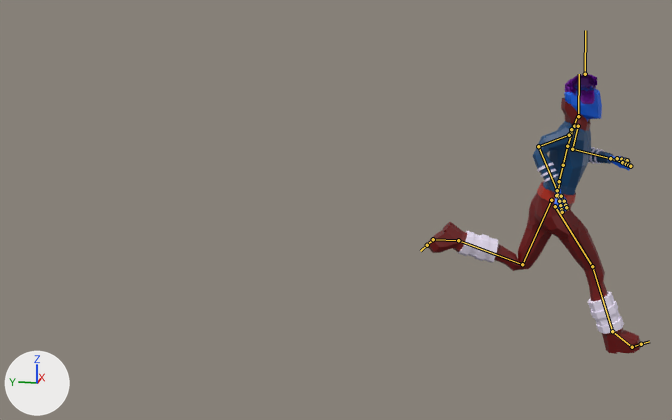
What one commit did to the FBX model Assets/Characters/First Character/First Character Animations/First Character@Running.fbx.
The view is the same before and after, from a 50 mm lens placed at (-37.0, -16.4, 14.9), pointed at (-0.1, -9.0, 5.6). Every picture has the same lights, and +X, +Y and +Z are marked at lower left. Both versions are drawn at frame 15 of the action 'mixamo.com'; the numbers are the values there. The bones that bend it are drawn over the model as lines.
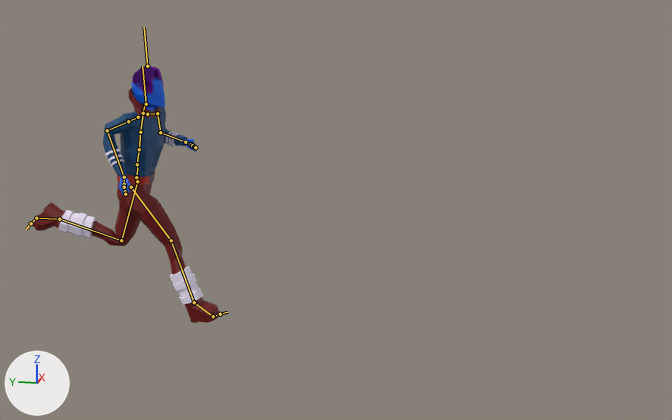
Location of each change, [x1, y1, x2, y2] in pixels of the pictures (672 x 420 px):
'Box002.012', posed (12% narrower, 9% shorter): before [427, 84, 641, 354]; after [31, 77, 220, 323]
'Mesh.001', posed (7% shorter): before [565, 74, 597, 103]; after [132, 66, 163, 93]
'Mesh.006', posed (6% narrower, 13% shorter): before [565, 74, 597, 104]; after [132, 68, 162, 94]
'Mesh.007', posed: before [567, 74, 597, 91]; after [141, 66, 164, 93]
bone 'mixamorig:Hips', root to tip: before (556, 195) to (560, 181); after (136, 177) to (138, 164)
bone 'mixamorig:LeftHandIndex1', root to tip: before (622, 162) to (626, 164); after (191, 144) to (192, 145)
bone 'mixamorig:LeftHandIndex2', root to tip: before (626, 164) to (628, 165); after (192, 145) to (194, 148)
bone 'mixamorig:LeftHandIndex3', root to tip: before (628, 165) to (630, 166); after (194, 147) to (195, 148)
bone 'mixamorig:RightArm', root to tip: before (569, 135) to (538, 146); after (128, 121) to (107, 130)
bone 'mixamorig:RightHand', root to tip: before (557, 190) to (559, 199); after (124, 177) to (124, 184)
bone 'mixamorig:LeftUpLeg', root to tip: before (551, 200) to (522, 264); after (137, 181) to (121, 240)

The edits, one by one:
Bone 'mixamorig:Hips' (bone_mixamorig_hips) moves from (9.0, 555.0, 1786.0) to (9.0, 555.0, 16.0).
Bone 'mixamorig:LeftHandIndex1' (bone_mixamorig_lefthandindex1) turns from (-1, 0, 5) to (-23, 1, 2) degrees about its own x, y and z.
Bone 'mixamorig:LeftHandIndex2' (bone_mixamorig_lefthandindex2) turns from (29, 1, -3) to (25, -2, 17) degrees about its own x, y and z.
Bone 'mixamorig:LeftHandIndex3' (bone_mixamorig_lefthandindex3) turns from (2, 0, 0) to (1, 3, 8) degrees about its own x, y and z.
Bone 'mixamorig:RightArm' (bone_mixamorig_rightarm) turns from (14, -14, 45) to (13, -13, 46) degrees about its own x, y and z.
Bone 'mixamorig:RightHand' (bone_mixamorig_righthand) turns from (-21, 3, 24) to (-21, 2, 20) degrees about its own x, y and z.
Bone 'mixamorig:LeftUpLeg' (bone_mixamorig_leftupleg) turns from (-9, -4, -3) to (-8, -4, -3) degrees about its own x, y and z.
